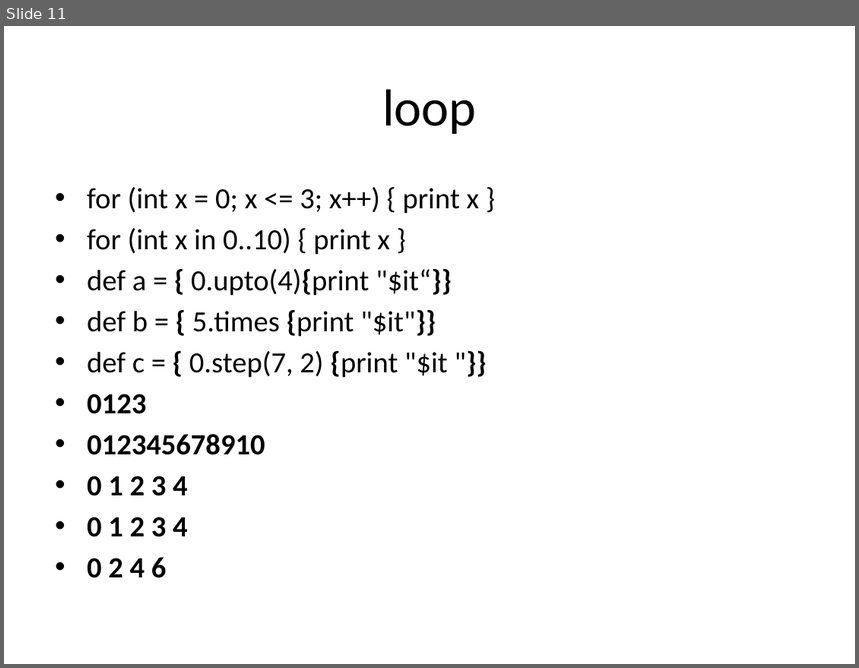
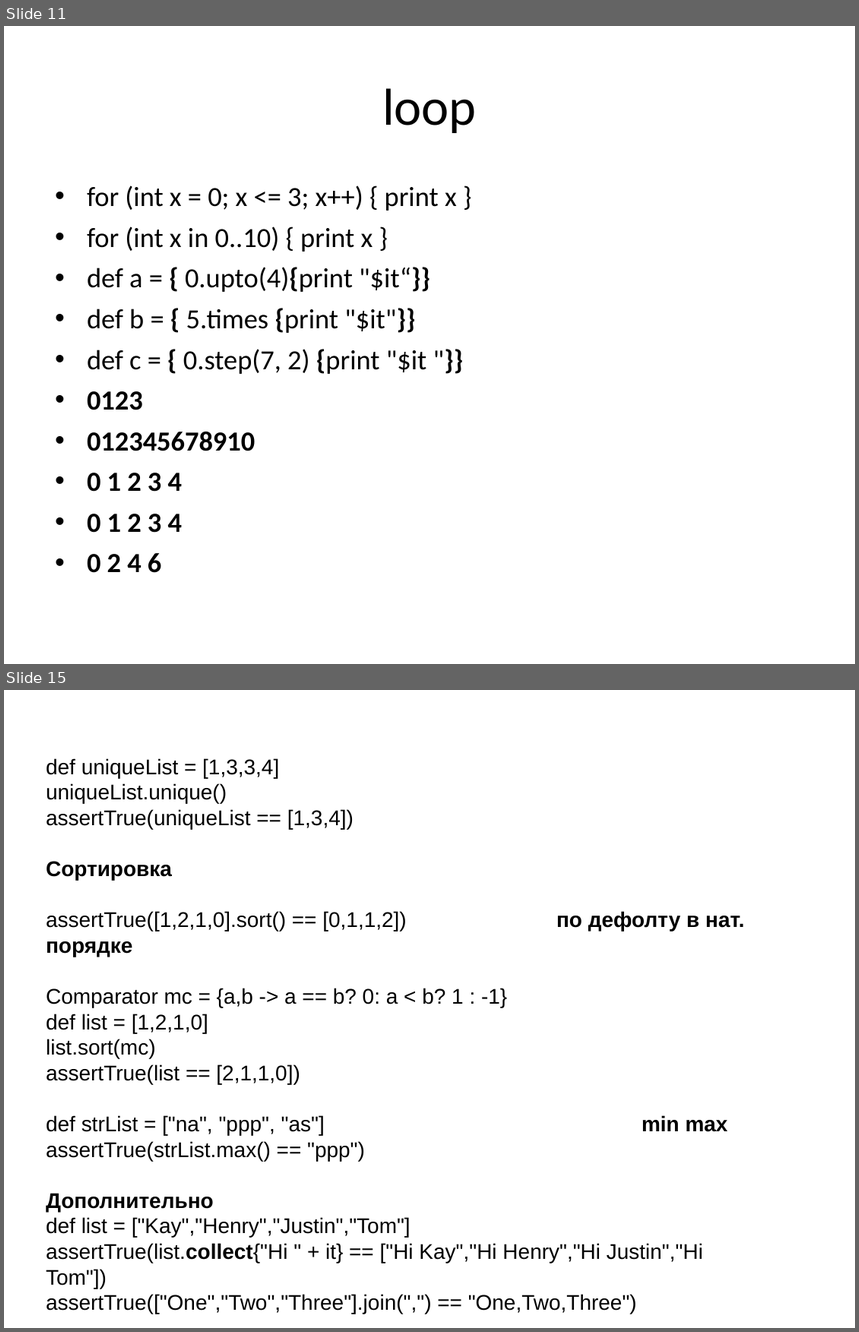
Before and after one commit to KZaharow/groovy, a slide deck: lets groovy.pptx. Shown one above the other, each under a label of ours: slide 11 before the commit, slides 11 and 15 after it; the slides between them are not shown. The pictures are 859x668 and 859x1332 pixels, drawn with LibreOffice and Linux fonts; fonts in the diff are those of the drawing; background and template pictures are left out. Boxes give left, top, right and bottom in pixels: in the first picture for what was removed or moved away, otherwise in the second. Text is boxed around its words. In the diff, an @@ line names an element or a change of style, - is before the commit and + after.

```diff
--- a/lets groovy.pptx
+++ b/lets groovy.pptx
@@ slide 15 added at (4,690,855,1328), background picture (left out) @@
@@ text added at (46,758,744,1314), 18 pt, text #000000 @@
+def uniqueList = [1,3,3,4]
+uniqueList.unique()
+assertTrue(uniqueList == [1,3,4])
+Сортировка
+assertTrue([1,2,1,0].sort() == [0,1,1,2]) по дефолту в нат. порядке
+Comparator mc = {a,b -> a == b? 0: a < b? 1 : -1}
+def list = [1,2,1,0]
+list.sort(mc)
+assertTrue(list == [2,1,1,0])
+def strList = ["na", "ppp", "as"] min max
+assertTrue(strList.max() == "ppp")
+Дополнительно
+def list = ["Kay","Henry","Justin","Tom"]
+assertTrue(list.collect{"Hi " + it} == ["Hi Kay","Hi Henry","Hi Justin","Hi Tom"])
+assertTrue(["One","Two","Three"].join(",") == "One,Two,Three")
@@ slide 11 changed as well @@
@@ text "for (int x = 0; ..." at (87,186,457,573): size 24.8 to 23.4 pt; indent changed; more space between paragraphs @@
```
Also in this commit, not shown: 10 other slides changed, 3 other slides added, 3 other files.
